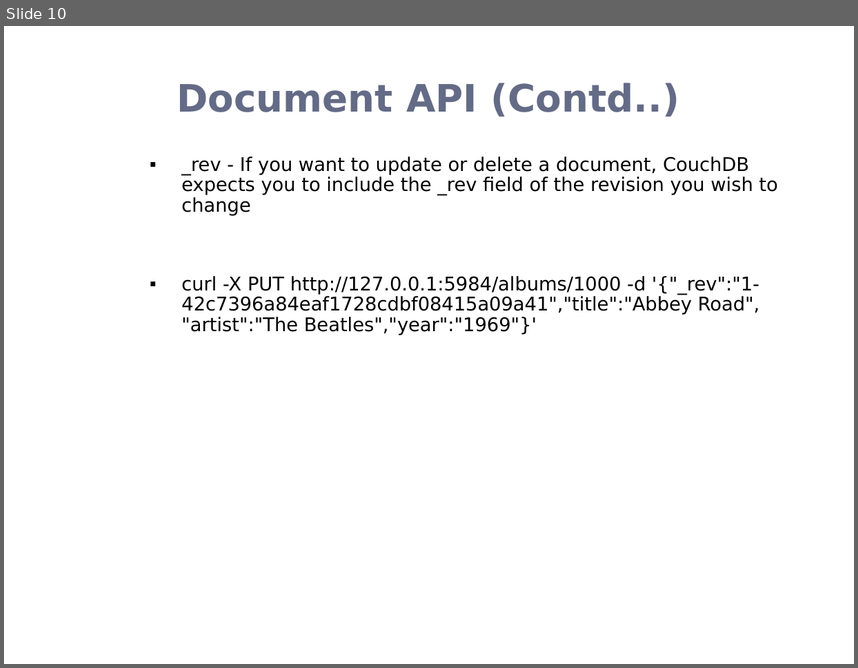
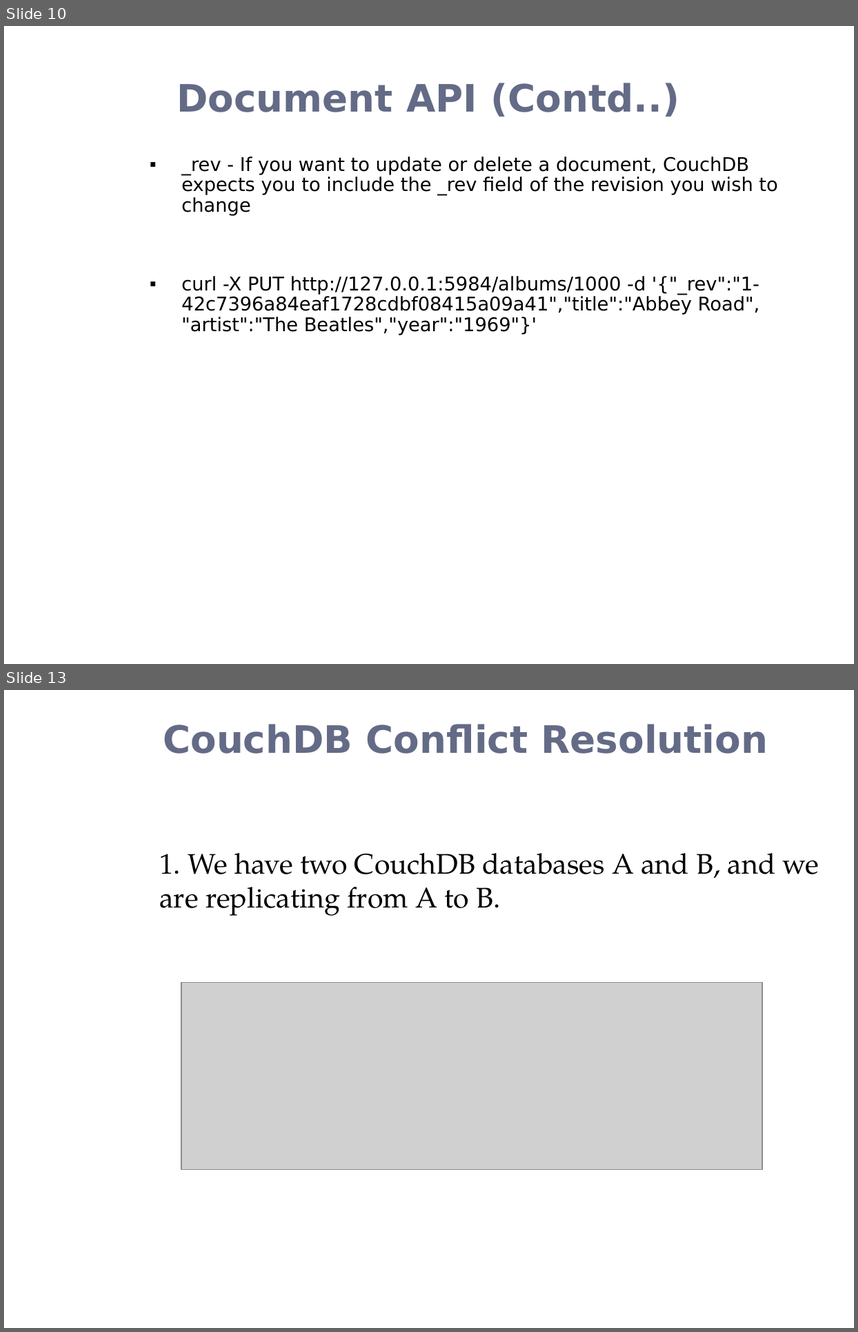
Before and after one commit to rohanz1993/Team_9_Heroku_Shopping_Cart_-_AWS_NoSQL_Service, a slide deck: Donita/CouchDB.pptx. Shown one above the other, each under a label of ours: slide 10 before the commit, slides 10 and 13 after it; the slides between them are not shown. The pictures are 858x668 and 858x1332 pixels, drawn with LibreOffice and Linux fonts; fonts in the diff are those of the drawing; grey boxes stand for pictures; background and template pictures are left out. Boxes give left, top, right and bottom in pixels: in the first picture for what was removed or moved away, otherwise in the second. Text is boxed around its words. In the diff, an @@ line names an element or a change of style, - is before the commit and + after.

Commit message:
Added conflict resolution

```diff
--- a/Donita/CouchDB.pptx
+++ b/Donita/CouchDB.pptx
@@ slide 13 added at box(4, 690, 854, 1328), background picture (left out) @@
@@ text added at box(163, 724, 769, 753), 32 pt, text #646B86, bold @@
+CouchDB Conflict Resolution
@@ text added at box(159, 853, 819, 916), 24 pt, text #000000 @@
+1. We have two CouchDB databases A and B, and we are replicating from A to B.
@@ picture added at box(181, 983, 763, 1170) @@
```
Also in this commit, not shown: 3 slides changed, 8 other slides added.
